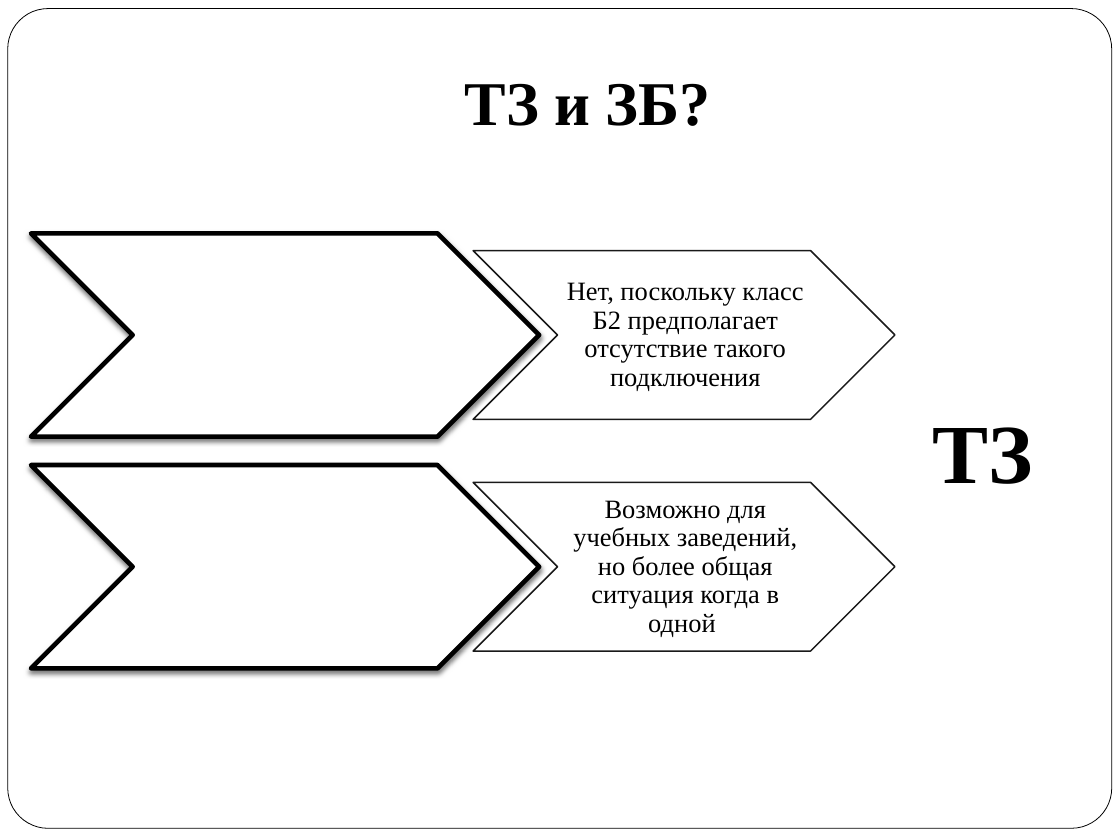
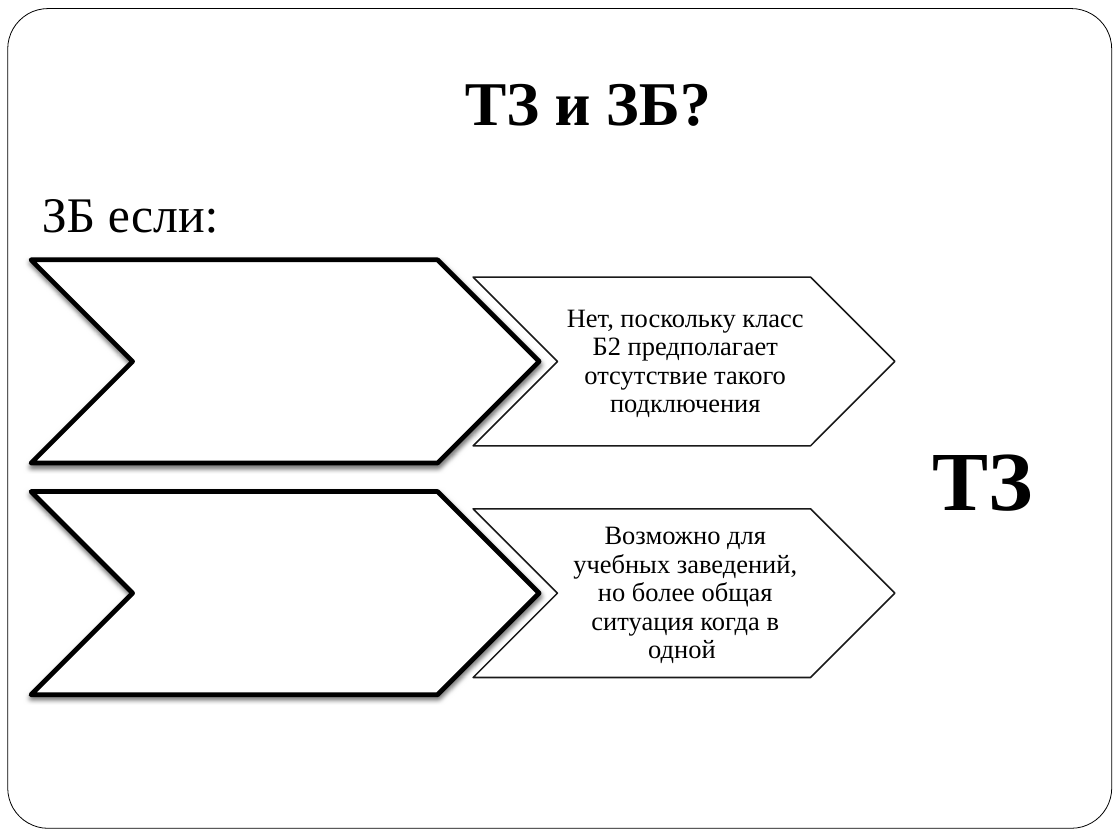
Before and after one commit to vlad324/diploma-rfe, a slide deck: slide 6 of diploma_radkevich.pptx. Drawn at 1120x840 pixels with LibreOffice and Linux fonts; fonts in the diff are those of the drawing. Boxes give left, top, right and bottom in pixels: in the first picture for what was removed or moved away, otherwise in the second. Text is boxed around its words. In the diff, an @@ line names an element or a change of style, - is before the commit and + after.

```diff
--- a/diploma_radkevich.pptx
+++ b/diploma_radkevich.pptx
@@ text added at <box>42,199,219,233</box>, 32 pt, text #000000 @@
+ЗБ если:
@@ 4 chevrons, 2 texts: place and size @@
-4 chevrons, 2 texts at <box>31,233,895,668</box>
+4 chevrons, 2 texts at <box>31,260,895,694</box>
@@ text "ТЗ": place and size @@
-text "ТЗ" at <box>933,427,1033,484</box>
+text "ТЗ" at <box>933,454,1033,511</box>
```
Also in this commit, not shown: 2 other files.
